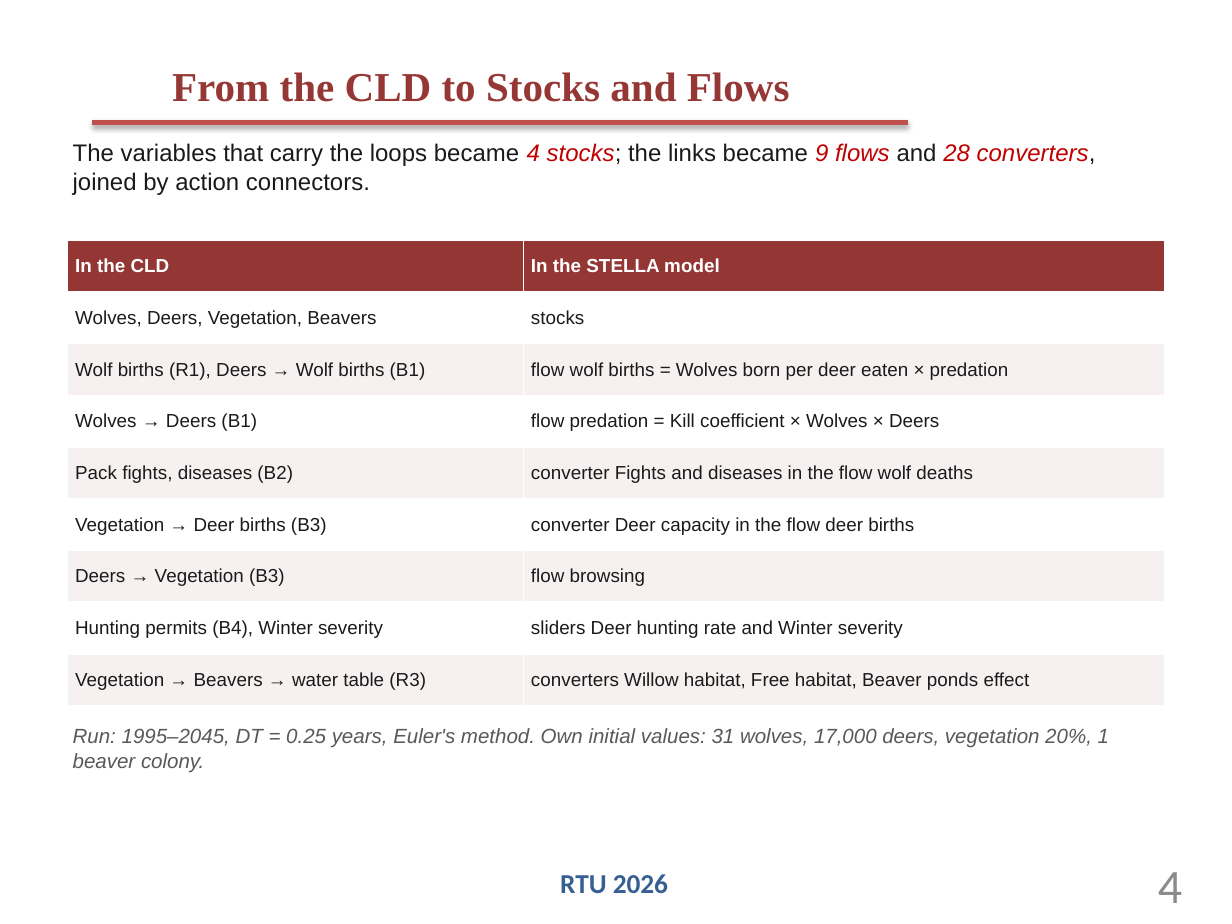
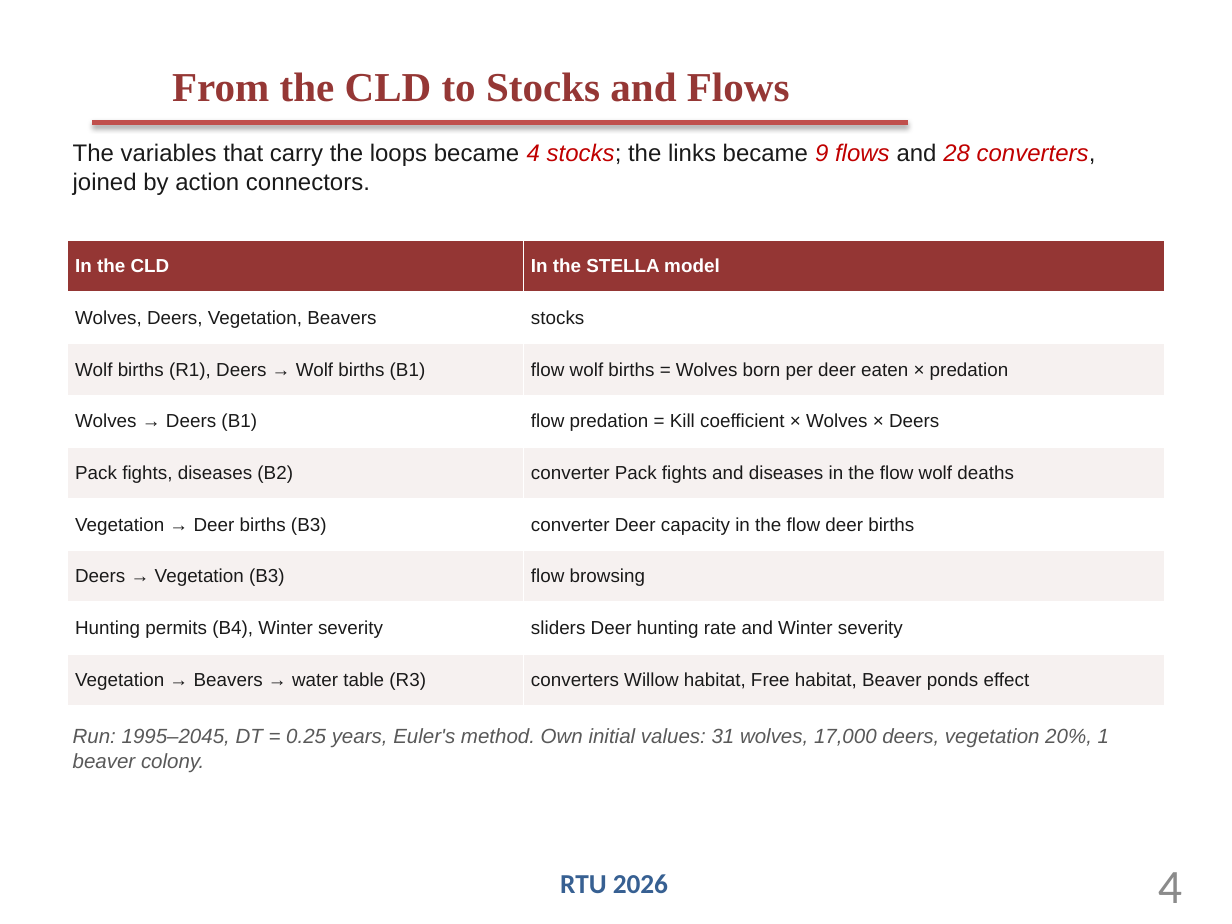
Before and after one commit to VagifAsgarli/uniworks, a slide deck: slide 4 of DE0796_sociotechnical-systems-modelling/t4l_system-dynamics-stella/outputs/draft/VagifAsgarli-T4L-presentation_DRAFT.pptx. Drawn at 1232x924 pixels with LibreOffice and Linux fonts; fonts in the diff are those of the drawing. Boxes give left, top, right and bottom in pixels: in the first picture for what was removed or moved away, otherwise in the second. Text is boxed around its words. In the diff, an @@ line names an element or a change of style, - is before the commit and + after.

```diff
--- a/DE0796_sociotechnical-systems-modelling/t4l_system-dynamics-stella/outputs/draft/VagifAsgarli-T4L-presentation_DRAFT.pptx
+++ b/DE0796_sociotechnical-systems-modelling/t4l_system-dynamics-stella/outputs/draft/VagifAsgarli-T4L-presentation_DRAFT.pptx
@@ table at <box>68,240,1164,706</box> @@
-row 5, column 2: converter Fights and diseases in the flow wolf deaths
+row 5, column 2: converter Pack fights and diseases in the flow wolf deaths
```
Also in this commit, not shown: 20 other files.
